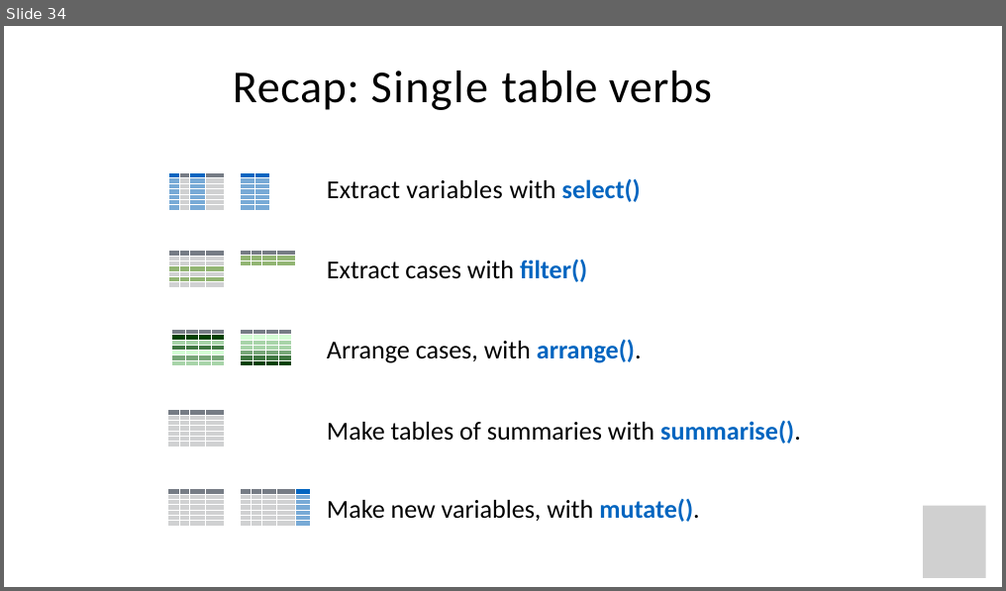
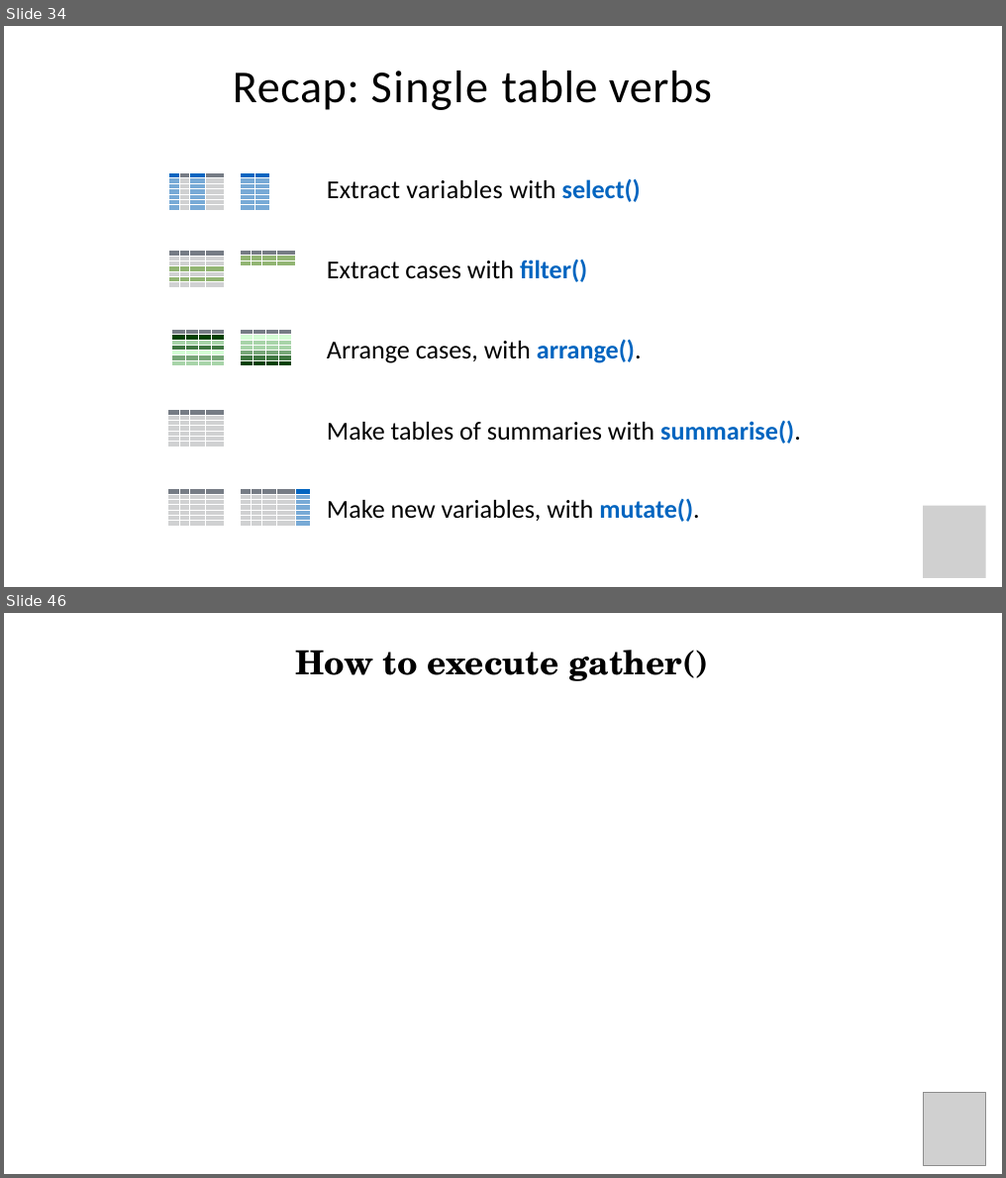
Before and after one commit to Ahmedbargheet/R-for-beginners_UiT, a slide deck: R_workshop_3.ppt. Shown one above the other, each under a label of ours: slide 34 before the commit, slides 34 and 46 after it; the slides between them are not shown. The pictures are 1006x591 and 1006x1178 pixels, drawn with LibreOffice and Linux fonts; fonts in the diff are those of the drawing; grey boxes stand for pictures; background and template pictures are left out. Boxes give left, top, right and bottom in pixels: in the first picture for what was removed or moved away, otherwise in the second. Text is boxed around its words. In the diff, an @@ line names an element or a change of style, - is before the commit and + after.

```diff
--- a/R_workshop_3.ppt
+++ b/R_workshop_3.ppt
@@ slide 46 added at bbox=[4, 613, 1002, 1174], background #FFFFFF @@
@@ text added at bbox=[295, 650, 708, 681], 32 pt, text #000000, bold @@
+How to execute gather()
@@ picture added at bbox=[924, 1093, 986, 1165] @@
```
Also in this commit, not shown: 26 other slides added, 2 other files.
